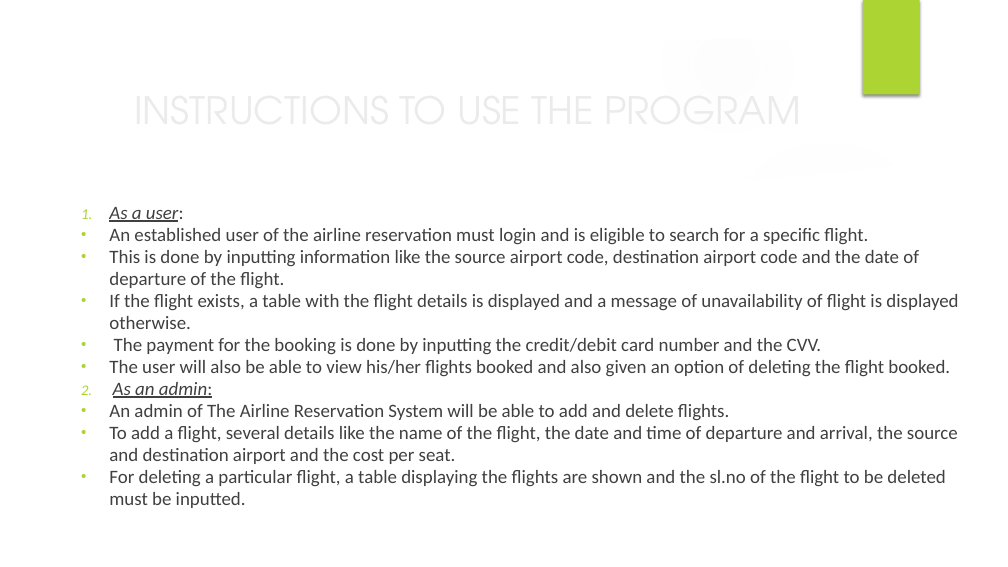
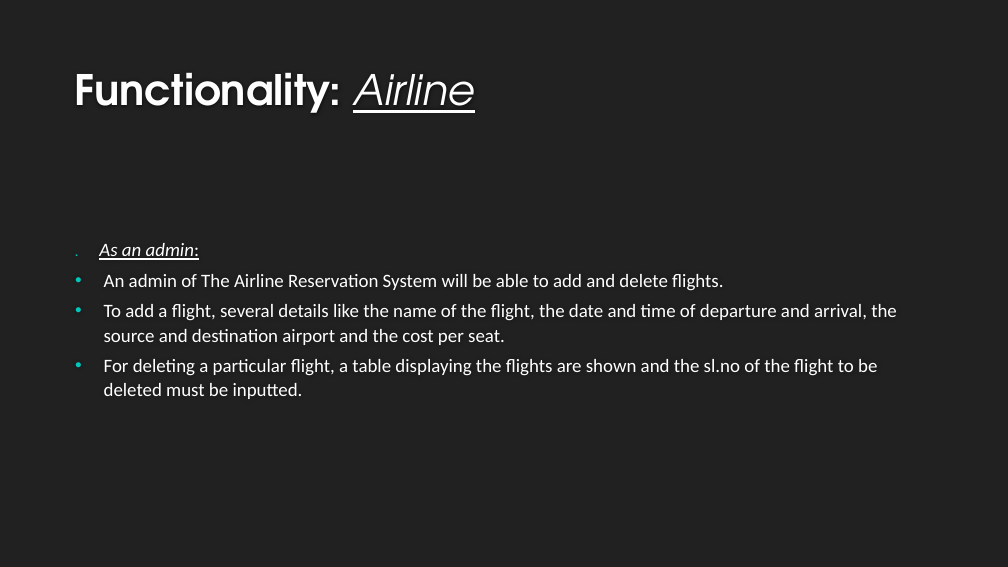
Before and after one commit to rajatagarwal457/Airplane-reservation-system, a slide deck: slide 4 of AIRLINE RESERVATION SYSTEM.pptx (slide 3 before the commit). Drawn at 1008x567 pixels with LibreOffice and Linux fonts; fonts in the diff are those of the drawing; background and template pictures are left out. Boxes give left, top, right and bottom in pixels: in the first picture for what was removed or moved away, otherwise in the second. Text is boxed around its words. In the diff, an @@ line names an element or a change of style, - is before the commit and + after.

```diff
--- a/AIRLINE RESERVATION SYSTEM.pptx
+++ b/AIRLINE RESERVATION SYSTEM.pptx
@@ background picture (left out) to #212121 @@
@@ group removed at [0,0,1008,567]: 5 ellipses, 3 freeform shapes @@
@@ rectangle removed at [863,0,920,95] @@
@@ title added at [75,72,475,113], 40 pt, text #FEFEFE, bold @@
+Functionality: Airline
@@ text ". As an admin:": place and size @@
-text ". As an admin:" at [109,207,958,508]
+text ". As an admin:" at [99,243,897,399]
@@ text ". As an admin:" at [99,243,897,399]: vertical alignment top to middle @@
@@ title removed at [425,229,665,263] @@
-INSTRUCTIONS TO USE THE PROGRAM
@@ text at [99,243,200,260]: text changed; text colour #404040 to #FFFFFF; italic on @@
-1. As a user:
-• An established user of the airline reservation must login and is eligible to search for a specific flight.
-• This is done by inputting information like the source airport code, destination airport code and the date of departure of the flight.
-• If the flight exists, a table with the flight details is displayed and a message of unavailability of flight is displayed otherwise.
-• The payment for the booking is done by inputting the credit/debit card number and the CVV.
-• The user will also be able to view his/her flights booked and also given an option of deleting the flight booked.
-2. As an admin:
+. As an admin:
@@ text at [104,274,897,399]: text colour #404040 to #FFFFFF; line spacing 0.97 to 1.07; more space between paragraphs; bullet colour #ACD433 to #00C6BB @@
```
Also in this commit, not shown: 4 other slides changed, 11 slides added, 4 slides removed.
